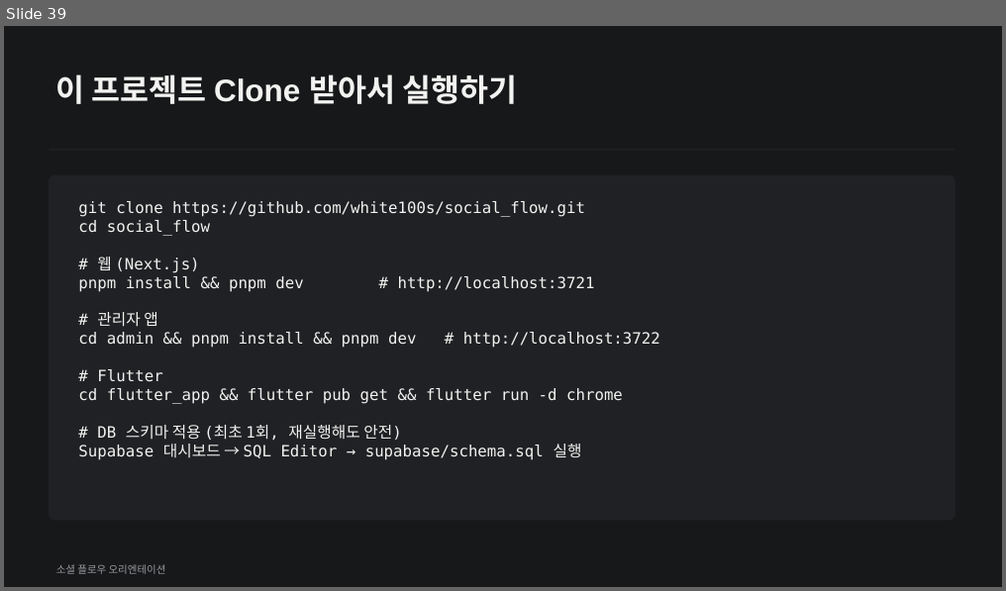
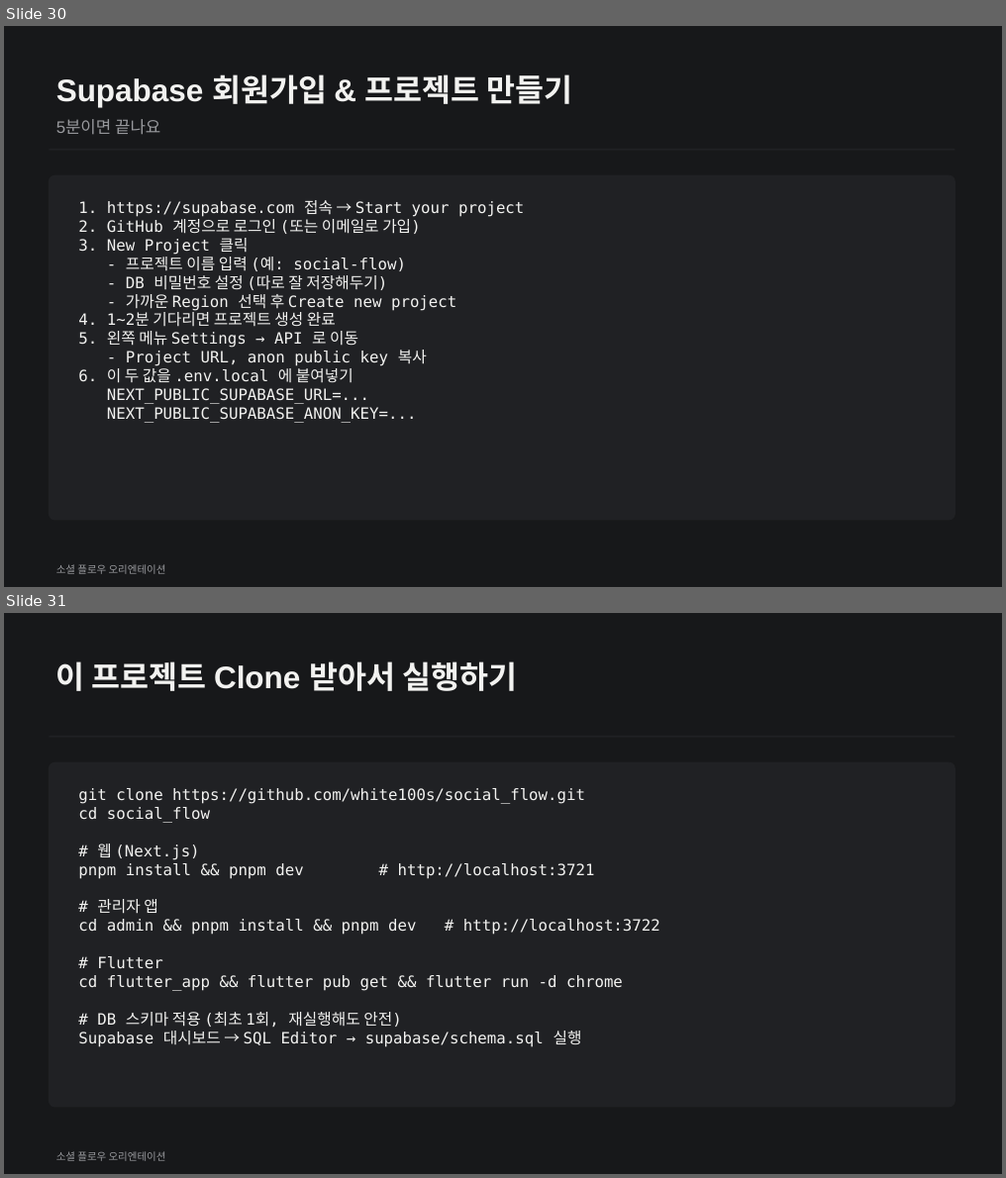
Before and after one commit to white100s/social_flow, a slide deck: docs/social-flow-orientation.pptx. Shown one above the other, each under a label of ours: slide 39 before the commit, slides 30 and 31 after it. The pictures are 1006x591 and 1006x1178 pixels, drawn with LibreOffice and Linux fonts; fonts in the diff are those of the drawing. Boxes give left, top, right and bottom in pixels: in the first picture for what was removed or moved away, otherwise in the second. Text is boxed around its words. In the diff, an @@ line names an element or a change of style, - is before the commit and + after.

```diff
--- a/docs/social-flow-orientation.pptx
+++ b/docs/social-flow-orientation.pptx
@@ slide 30 added at (4,26,1002,587), background #17181A @@
@@ text added at (56,75,573,107), 30 pt, text #F2F2F0, bold @@
+Supabase 회원가입 & 프로젝트 만들기
@@ text added at (56,119,160,134), 16 pt, text #98999D @@
+5분이면 끝나요
@@ line added from (49, 150) to (954, 150), #202124 1.5 pt @@
@@ rounded rectangle added at (49,175,954,520), fill #202124, outline #202124 1 pt @@
@@ text added at (78,200,524,423), 15 pt, text #F2F2F0 @@
+1. https://supabase.com 접속 → Start your project
+2. GitHub 계정으로 로그인 (또는 이메일로 가입)
+3. New Project 클릭
+- 프로젝트 이름 입력 (예: social-flow)
+- DB 비밀번호 설정 (따로 잘 저장해두기)
+- 가까운 Region 선택 후 Create new project
+4. 1~2분 기다리면 프로젝트 생성 완료
+5. 왼쪽 메뉴 Settings → API 로 이동
+- Project URL, anon public key 복사
+6. 이 두 값을 .env.local 에 붙여넣기
+NEXT_PUBLIC_SUPABASE_URL=...
+NEXT_PUBLIC_SUPABASE_ANON_KEY=...
@@ text added at (56,565,166,574), 10 pt, text #98999D @@
+소셜 플로우 오리엔테이션
@@ what was slide 39 is now slide 31 @@
```
Also in this commit, not shown: 2 slides changed, 19 other slides added, 2 other files.
